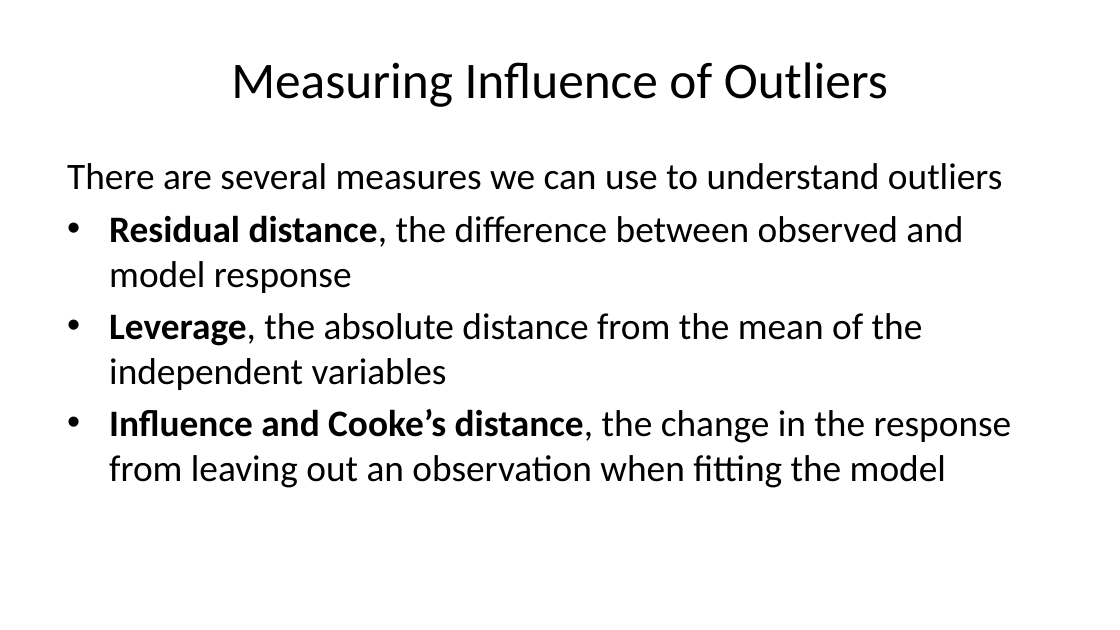
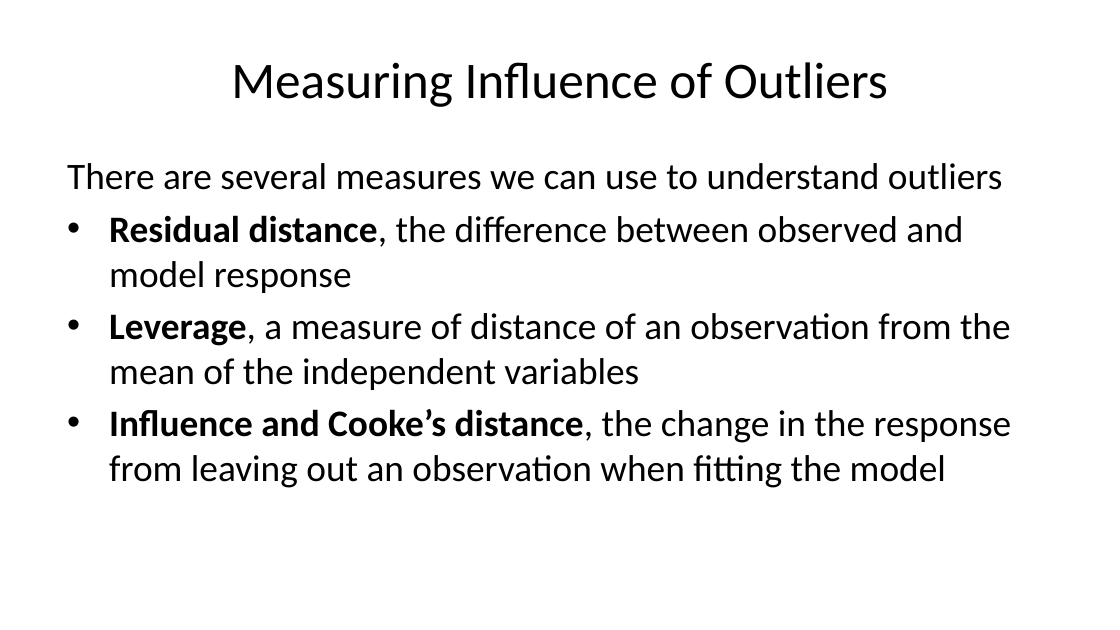
Before and after one commit to StephenElston/CSCI-E-83, a slide deck: slide 39 of LectureSlides/10b_ModelsFor OutliersAndOverdispersion.pptx. Drawn at 1120x630 pixels with LibreOffice and Linux fonts; fonts in the diff are those of the drawing. Boxes give left, top, right and bottom in pixels: in the first picture for what was removed or moved away, otherwise in the second. Text is boxed around its words. In the diff, an @@ line names an element or a change of style, - is before the commit and + after.

```diff
--- a/LectureSlides/10b_ModelsFor OutliersAndOverdispersion.pptx
+++ b/LectureSlides/10b_ModelsFor OutliersAndOverdispersion.pptx
@@ text at box(109, 313, 1011, 390): text changed @@
-• Leverage, the absolute distance from the mean of the independent variables
+• Leverage, a measure of distance of an observation from the mean of the independent variables
```
Also in this commit, not shown: 6 other slides changed.
